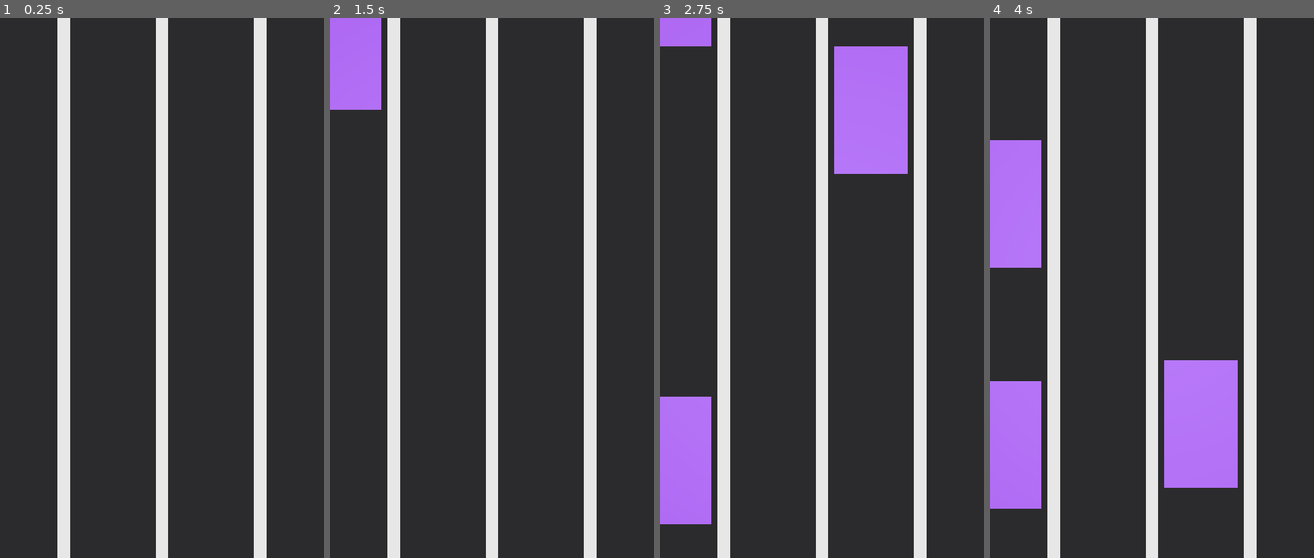
Above: before the commit, frames 1-4 (left to right).
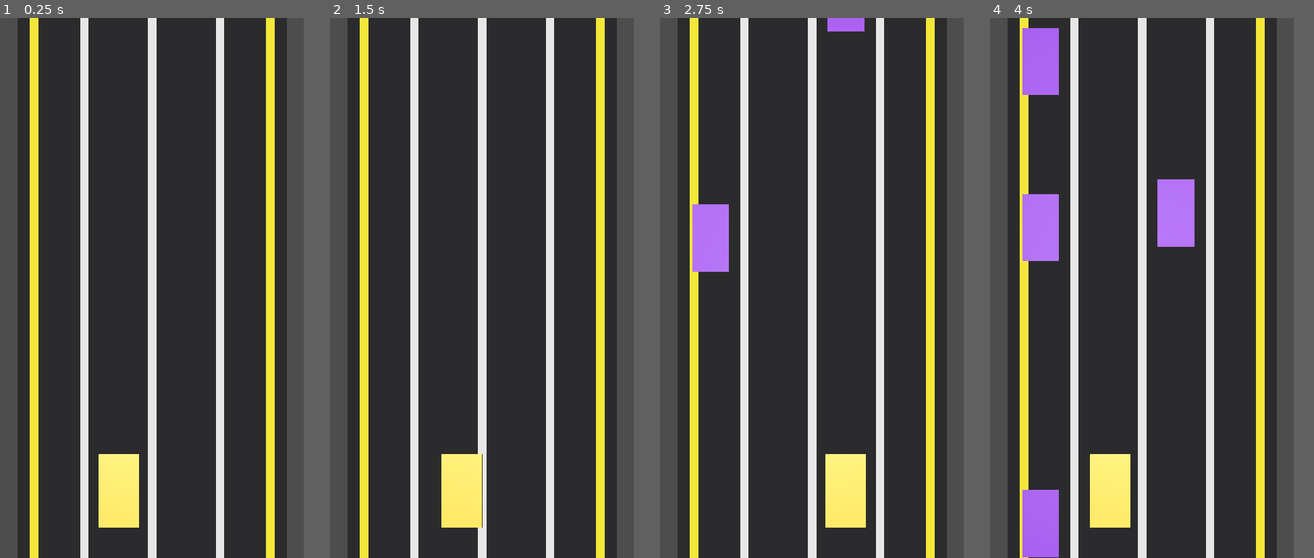
Above: after the commit, the same moments.

Repository: mibazarow/car-game
Game: Godot game, scene res://scenes/Main.tscn
Same seed, same stepped clock (60 frames per second), same inputs: the game is played once before the commit and once after it.
Inputs:
- Up to frame 1 (0.25 s): no input
- Up to frame 2 (1.5 s): tap Enter at 0.5 s; hold Right (move_right) 0.53-1.28 s; hold Left (move_left) from 1.28 s (still down)
- Up to frame 3 (2.75 s): release Left (move_left) at 2.03 s; hold Right (move_right) from 2.03 s (still down)
- Up to frame 4 (4 s): release Right (move_right) at 3.53 s; hold Left (move_left) from 3.53 s (still down)
In our replay, the window is 480x800 before the commit and 450x800 after it. These sizes can differ from the game's own. Grey fills any space a smaller window leaves; there, only what the larger window draws over its background counts as a difference.

The runs differ from the first frame. In frame 1, 36% of the frame differs, in the area x 0-94%, y 0-100%; in frame 2, 38%; in frame 3, 44%; in frame 4, 47%.

Commit message:
Tune game view: bigger window, zoomed-out camera, smaller car boxes

Diff:
--- a/project.godot
+++ b/project.godot
@@ -15,8 +15,8 @@
 
 [display]
 
-window/size/viewport_width=480
-window/size/viewport_height=800
+window/size/viewport_width=540
+window/size/viewport_height=960
 window/size/resizable=true
 window/stretch/mode="canvas_items"
 window/stretch/aspect="keep"
--- a/scenes/FleeingCar.tscn
+++ b/scenes/FleeingCar.tscn
@@ -3,7 +3,7 @@
 [ext_resource type="Script" path="res://scripts/fleeing/fleeing_car.gd" id="1_fleeing"]
 
 [sub_resource type="BoxMesh" id="BoxMesh_body"]
-size = Vector3(1.5, 0.9, 2.6)
+size = Vector3(1.1, 0.9, 2.0)
 
 [sub_resource type="StandardMaterial3D" id="Mat_blue"]
 albedo_color = Color(0.15, 0.4, 0.95, 1)
@@ -11,7 +11,7 @@
 roughness = 0.4
 
 [sub_resource type="BoxShape3D" id="Shape_body"]
-size = Vector3(1.5, 0.9, 2.6)
+size = Vector3(1.1, 0.9, 2.0)
 
 [node name="FleeingCar" type="Node3D"]
 script = ExtResource("1_fleeing")
--- a/scenes/Main.tscn
+++ b/scenes/Main.tscn
@@ -9,7 +9,7 @@
 
 [node name="Camera" type="Camera3D" parent="."]
 projection = 1
-size = 11.0
+size = 16.0
 position = Vector3(0, 25, -2)
 rotation = Vector3(-1.5708, 0, 0)
 far = 200.0
--- a/scenes/PlayerCar.tscn
+++ b/scenes/PlayerCar.tscn
@@ -3,7 +3,7 @@
 [ext_resource type="Script" path="res://scripts/player/player_car.gd" id="1_player"]
 
 [sub_resource type="BoxMesh" id="BoxMesh_body"]
-size = Vector3(1.7, 0.9, 2.8)
+size = Vector3(1.2, 0.9, 2.2)
 
 [sub_resource type="StandardMaterial3D" id="Mat_police"]
 albedo_color = Color(1.0, 0.85, 0.1, 1)
@@ -11,7 +11,7 @@
 roughness = 0.4
 
 [sub_resource type="BoxShape3D" id="Shape_body"]
-size = Vector3(1.7, 0.9, 2.8)
+size = Vector3(1.2, 0.9, 2.2)
 
 [node name="PlayerCar" type="CharacterBody3D"]
 script = ExtResource("1_player")
--- a/scenes/TrafficCar.tscn
+++ b/scenes/TrafficCar.tscn
@@ -3,7 +3,7 @@
 [ext_resource type="Script" path="res://scripts/traffic/traffic_car.gd" id="1_traffic"]
 
 [sub_resource type="BoxMesh" id="BoxMesh_car"]
-size = Vector3(1.5, 0.9, 2.6)
+size = Vector3(1.1, 0.9, 2.0)
 
 [sub_resource type="StandardMaterial3D" id="Mat_purple"]
 albedo_color = Color(0.6, 0.2, 0.9, 1)
@@ -11,7 +11,7 @@
 roughness = 0.5
 
 [sub_resource type="BoxShape3D" id="Shape_car"]
-size = Vector3(1.5, 0.9, 2.6)
+size = Vector3(1.1, 0.9, 2.0)
 
 [node name="TrafficCar" type="Node3D"]
 script = ExtResource("1_traffic")
--- a/scripts/fleeing/fleeing_car.gd
+++ b/scripts/fleeing/fleeing_car.gd
@@ -6,7 +6,7 @@
 # Lane center X positions (lanes 0..3, left -> right).
 const LANE_X: Array[float] = [-3.0, -1.0, 1.0, 3.0]
 # Fixed position near the top of the screen (negative Z).
-const Z_POS: float = -10.0
+const Z_POS: float = -13.0
 
 # Frame-rate-independent lateral smoothing.
 const MOVE_SMOOTH: float = 6.0
--- a/scripts/player/player_car.gd
+++ b/scripts/player/player_car.gd
@@ -5,7 +5,7 @@
 
 # Lane center X positions (lanes 0..3, left -> right).
 const LANE_X: Array[float] = [-3.0, -1.0, 1.0, 3.0]
-const PLAYER_Z: float = 8.0
+const PLAYER_Z: float = 4.0
 
 # Bank (roll.z) limits and ramp speeds.
 const BANK_MAX: float = 0.42          # ~24 degrees
--- a/scripts/road/road_generator.gd
+++ b/scripts/road/road_generator.gd
@@ -5,8 +5,8 @@
 
 const SEGMENT_LENGTH := 6.5        # Length of one tile along Z.
 const ROAD_HALF_WIDTH := 4.0       # Full road width = 8.0, centered on X=0.
-const COVERAGE_MIN := 13.0         # Near/bottom bound (past camera).
-const COVERAGE_MAX := -13.0        # Far/front bound (top of screen).
+const COVERAGE_MIN := 18.0         # Near/bottom bound (past camera).
+const COVERAGE_MAX := -18.0        # Far/front bound (top of screen).
 
 # X positions of the lane divider lines (between the 4 lanes).
 const LANE_DIVIDERS := [-2.0, 0.0, 2.0]
--- a/scripts/traffic/traffic_car.gd
+++ b/scripts/traffic/traffic_car.gd
@@ -8,9 +8,9 @@
 const LANE_X: Array[float] = [-3.0, -1.0, 1.0, 3.0]
 
 # Where a freshly spawned car enters (top of screen, negative Z).
-const SPAWN_Z: float = -12.0
+const SPAWN_Z: float = -17.0
 # Past this Z the car has passed the player and is recycled.
-const RECYCLE_Z: float = 14.0
+const RECYCLE_Z: float = 18.0
 
 ## This car's own forward driving speed (units/s), its own `w`.
 var forward_speed: float = 0.0
--- a/scripts/traffic/traffic_spawner.gd
+++ b/scripts/traffic/traffic_spawner.gd
@@ -39,9 +39,10 @@
 		car = _scene.instantiate()
 		_pool.append(car)
 		add_child(car)
+		# Connect the recycle signal once per instance (avoid duplicates on reuse).
+		(car as TrafficCar).recycled.connect(_on_car_recycled)
 
 	var traffic_car := car as TrafficCar
-	traffic_car.recycled.connect(_on_car_recycled)
 	traffic_car.activate(randi_range(LANE_MIN, LANE_MAX), randf_range(FORWARD_SPEED_MIN, FORWARD_SPEED_MAX))
 	_active_count += 1
 
@@ -57,5 +58,5 @@
 	_spawn()
 
 ## Called by TrafficCar when it recedes past the player.
-func _on_car_recycled() -> void:
+func _on_car_recycled(_car: TrafficCar) -> void:
 	_active_count = max(0, _active_count - 1)
Not shown, changed: process.md
